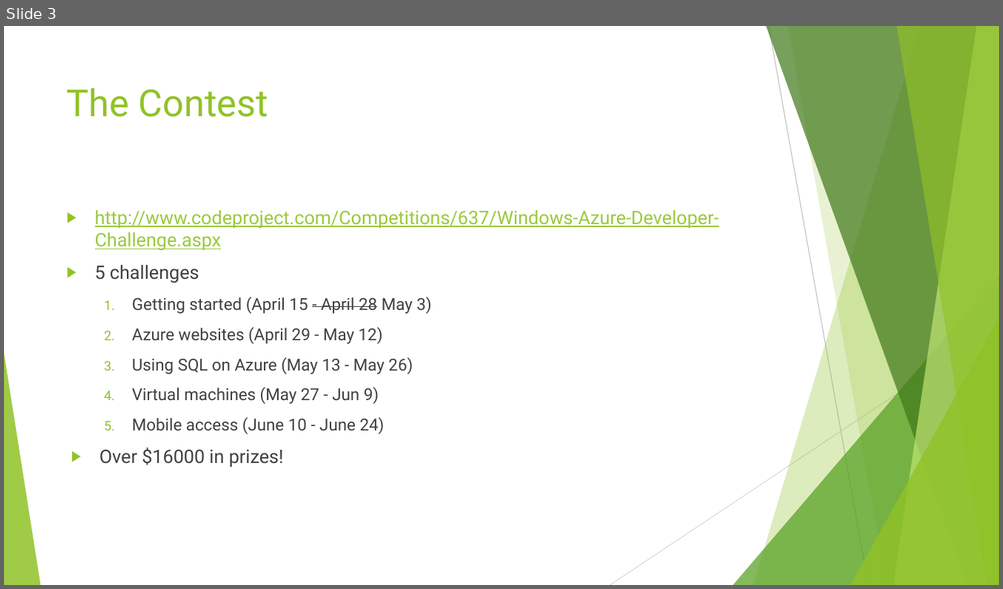
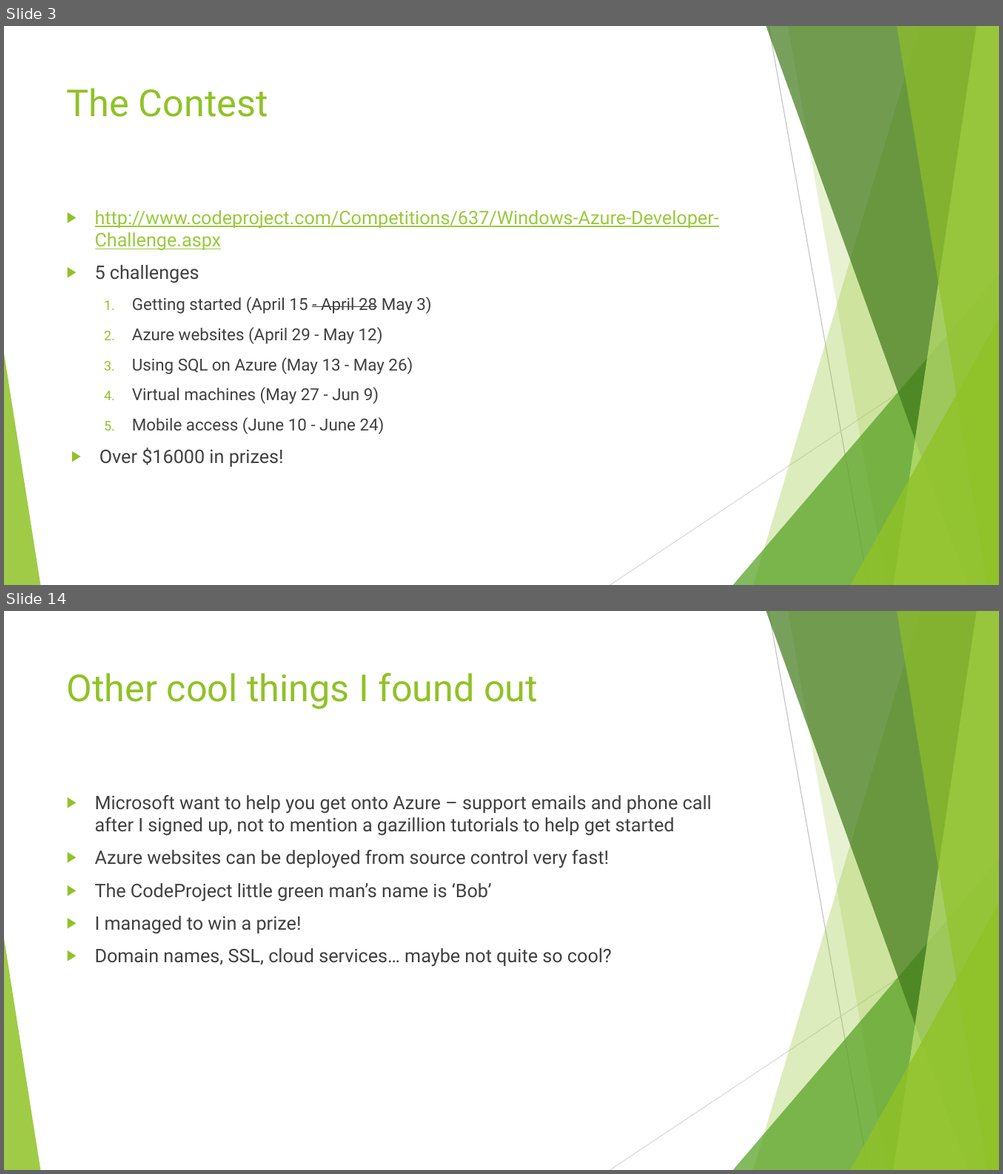
Before and after one commit to phillee007/youconf, a slide deck: The CodeProject Windows Azure Developer Contest.pptx. Shown one above the other, each under a label of ours: slide 3 before the commit, slides 3 and 14 after it; the slides between them are not shown. The pictures are 1003x589 and 1003x1174 pixels, drawn with LibreOffice and Linux fonts; fonts in the diff are those of the drawing. Boxes give left, top, right and bottom in pixels: in the first picture for what was removed or moved away, otherwise in the second. Text is boxed around its words. In the diff, an @@ line names an element or a change of style, - is before the commit and + after.

```diff
--- a/The CodeProject Windows Azure Developer Contest.pptx
+++ b/The CodeProject Windows Azure Developer Contest.pptx
@@ slide 14 added at bbox=[4, 611, 999, 1170], background #FFFFFF; not listed: 10 template elements that a slide beside it also shows @@
@@ title added at bbox=[67, 672, 538, 709], 36 pt, text #90C226 @@
+Other cool things I found out
@@ text added at bbox=[95, 795, 711, 967], 18 pt, text #404040 @@
+▶ Microsoft want to help you get onto Azure – support emails and phone call after I signed up, not to mention a gazillion tutorials to help get started
+▶ Azure websites can be deployed from source control very fast!
+▶ The CodeProject little green man’s name is ‘Bob’
+▶ I managed to win a prize!
+▶ Domain names, SSL, cloud services… maybe not quite so cool?
```
Also in this commit, not shown: 2 slides changed, 12 other slides added.
